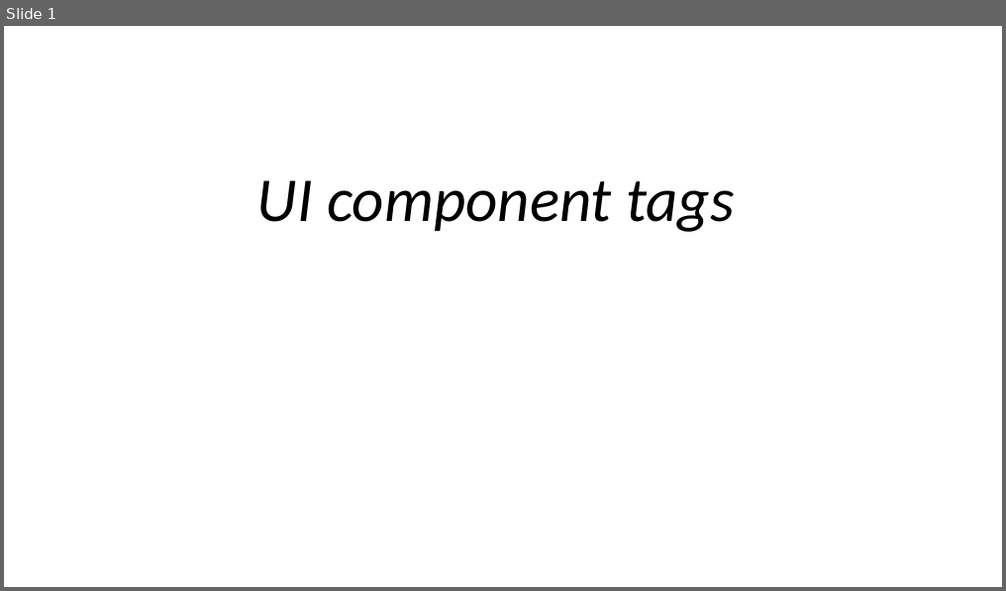
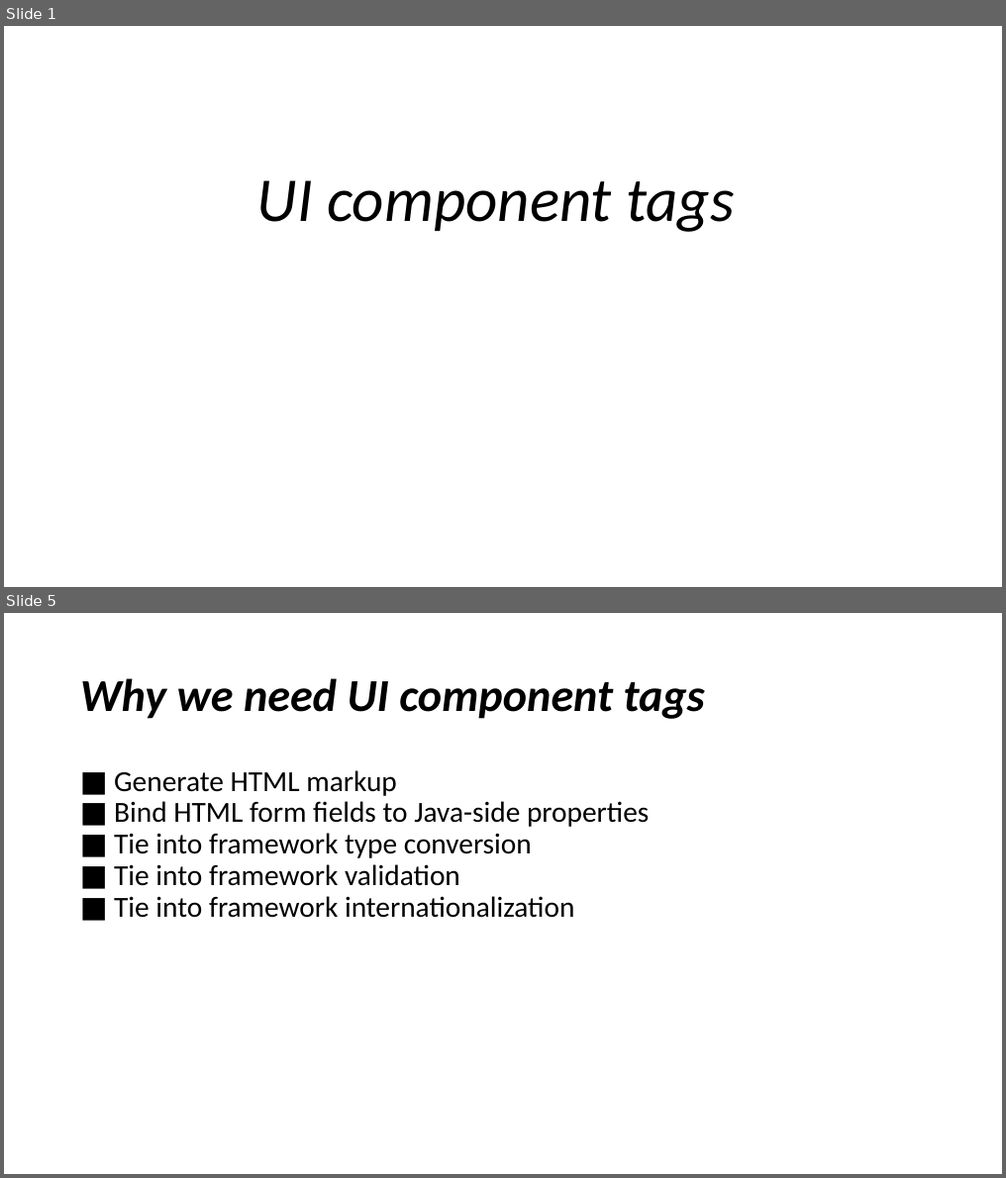
Before and after one commit to KernelDang/JEE, a slide deck: Seminar/UI component tags.pptx. Shown one above the other, each under a label of ours: slide 1 before the commit, slides 1 and 5 after it; the slides between them are not shown. The pictures are 1006x591 and 1006x1178 pixels, drawn with LibreOffice and Linux fonts; fonts in the diff are those of the drawing; background and template pictures are left out. Boxes give left, top, right and bottom in pixels: in the first picture for what was removed or moved away, otherwise in the second. Text is boxed around its words. In the diff, an @@ line names an element or a change of style, - is before the commit and + after.

```diff
--- a/Seminar/UI component tags.pptx
+++ b/Seminar/UI component tags.pptx
@@ slide 5 added at (4, 613, 1002, 1174), background #FFFFFF @@
@@ title added at (80, 678, 705, 719), 44 pt, text #000000, bold, italic @@
+Why we need UI component tags
@@ text added at (114, 770, 648, 918), 28 pt, text #000000 @@
+■ Generate HTML markup
+■ Bind HTML form fields to Java-side properties
+■ Tie into framework type conversion
+■ Tie into framework validation
+■ Tie into framework internationalization
```
Also in this commit, not shown: 1 slide changed, 9 other slides added.
